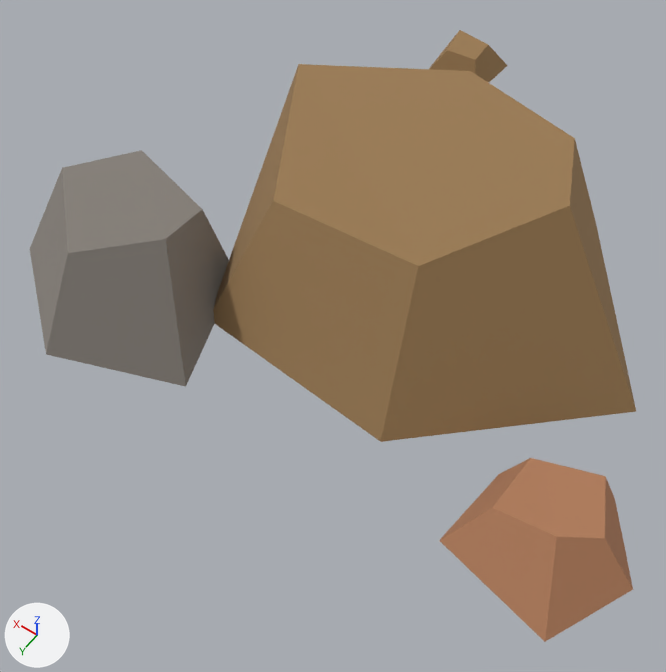
An edit to the glTF model game/public/models/pebbles.glb, drawn before and after from the same camera.
One viewpoint serves both versions: a 50 mm lens placed at (-0.729, 1.417, 1.681), pointed at (0.06, 0.312, -0.055). The lights are fixed; the arrows at lower left show +X, +Y and +Z. The first picture is the older version.

In view in the first picture: 'pebbles'.
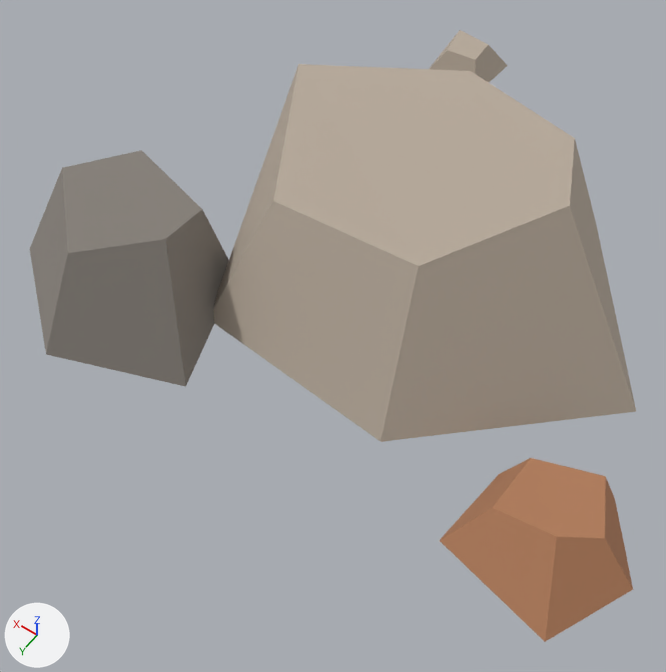
Location of each change, (x1, y1, x2, y2) in pixels of the pictures (666 x 672 px):
'pebbles', recoloured (brown to grey): (197, 30, 636, 442) in both

The change, as a diff of the scene's bpy script:
```diff
--- a/game/public/models/pebbles.glb.py
+++ b/game/public/models/pebbles.glb.py
@@ mat_pebble @@
 mat_pebble = principled_material('pebble')
-mat_pebble.base_color = (0.332, 0.202, 0.0887)  # brown #9c7c54
+mat_pebble.base_color = (0.479, 0.407, 0.332)  # grey #b8ab9c
 mat_pebble.roughness = 1.0
```
